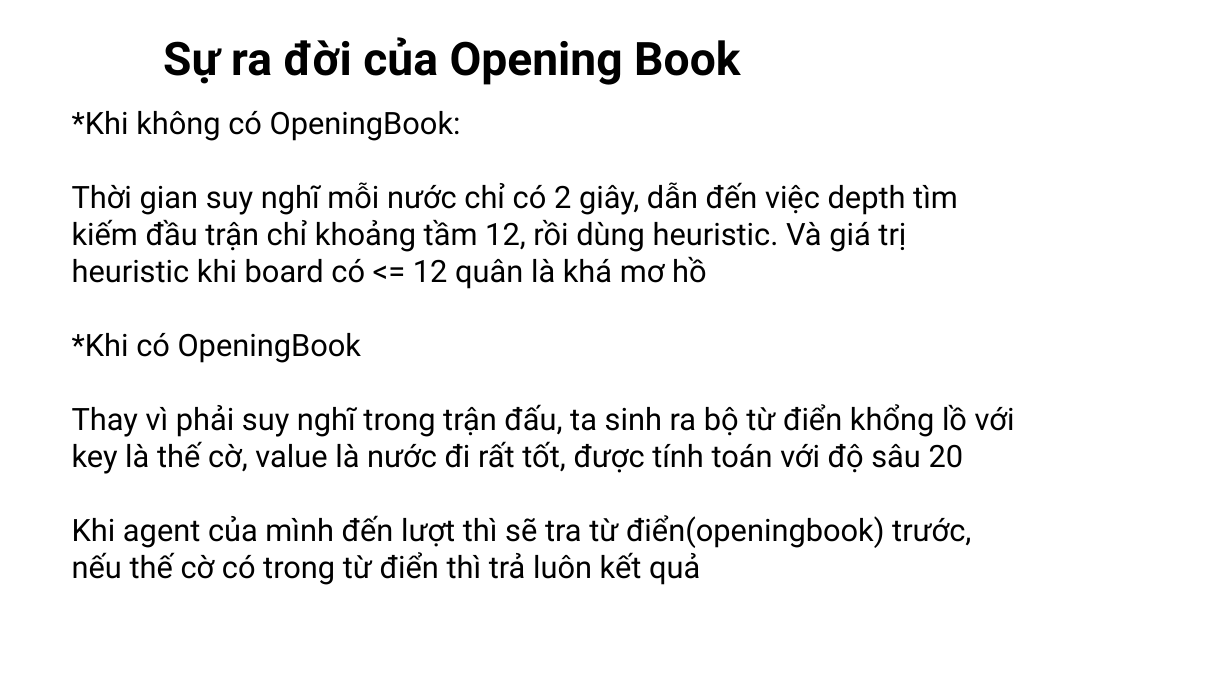
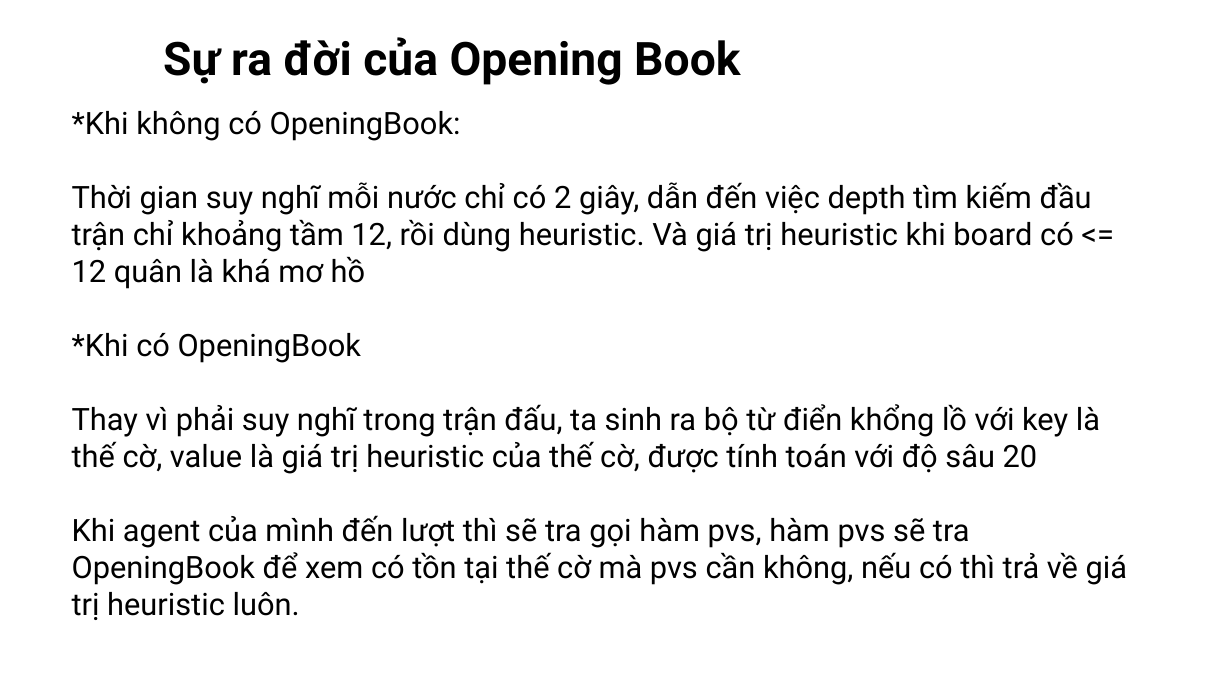
Before and after one commit to Binhbocnc1234/ConnectX---Manh-Nghia-Binh, a slide deck: slide 1 of Slides/OpeningBook.pptx. Drawn at 1232x693 pixels with LibreOffice and Linux fonts; fonts in the diff are those of the drawing. Boxes give left, top, right and bottom in pixels: in the first picture for what was removed or moved away, otherwise in the second. Text is boxed around its words. In the diff, an @@ line names an element or a change of style, - is before the commit and + after.

Commit message:
FixOpeningBook

```diff
--- a/Slides/OpeningBook.pptx
+++ b/Slides/OpeningBook.pptx
@@ text at box(72, 404, 1128, 620): text changed @@
-Thay vì phải suy nghĩ trong trận đấu, ta sinh ra bộ từ điển khổng lồ với key là thế cờ, value là nước đi rất tốt, được tính toán với độ sâu 20
-Khi agent của mình đến lượt thì sẽ tra từ điển(openingbook) trước, nếu thế cờ có trong từ điển thì trả luôn kết quả
+Thay vì phải suy nghĩ trong trận đấu, ta sinh ra bộ từ điển khổng lồ với key là thế cờ, value là giá trị heuristic của thế cờ, được tính toán với độ sâu 20
+Khi agent của mình đến lượt thì sẽ tra gọi hàm pvs, hàm pvs sẽ tra OpeningBook để xem có tồn tại thế cờ mà pvs cần không, nếu có thì trả về giá trị heuristic luôn.
```
Also in this commit, not shown: 3 other slides changed, 41 other files.
